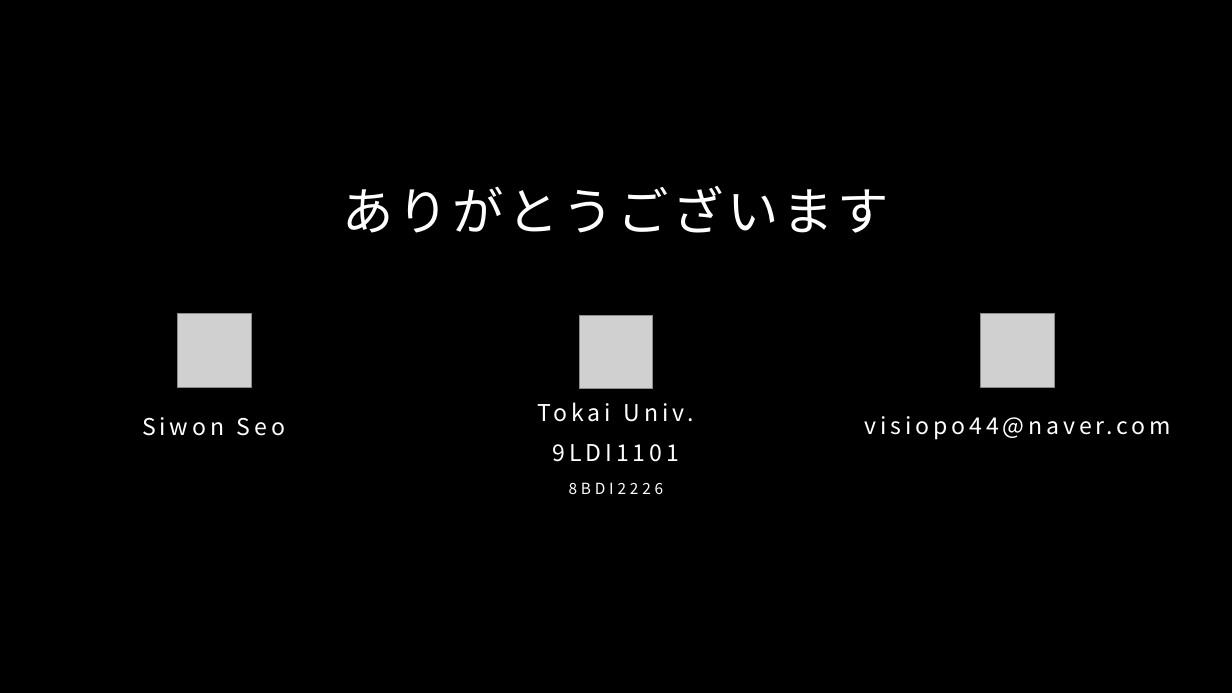
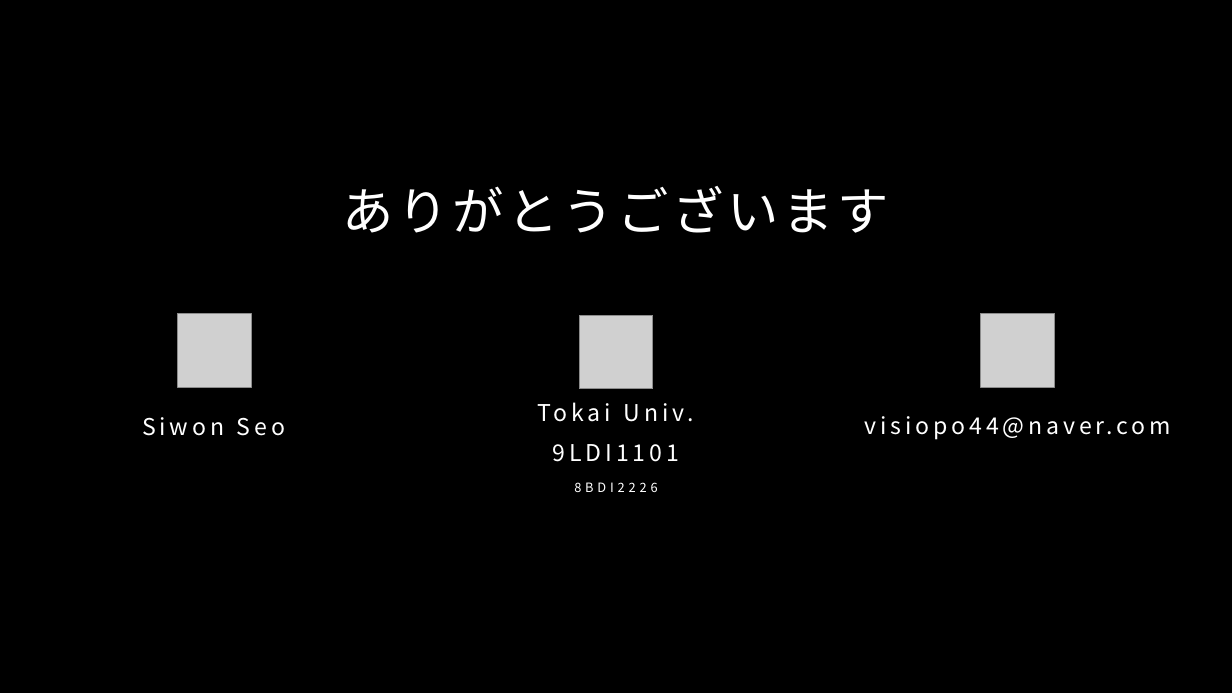
Before and after one commit to Sion1225/Study-Deeplearning-NLP, a slide deck: slide 10 of Presentation/感情認識に基づく対話システム.pptx. Drawn at 1232x693 pixels with LibreOffice and Linux fonts; fonts in the diff are those of the drawing; grey boxes stand for pictures; background and template pictures are left out. Boxes give left, top, right and bottom in pixels: in the first picture for what was removed or moved away, otherwise in the second. Text is boxed around its words. In the diff, an @@ line names an element or a change of style, - is before the commit and + after.

```diff
--- a/Presentation/感情認識に基づく対話システム.pptx
+++ b/Presentation/感情認識に基づく対話システム.pptx
@@ text at (574,482,657,492): size 12 to 10 pt in "8BDI2226" @@
```
